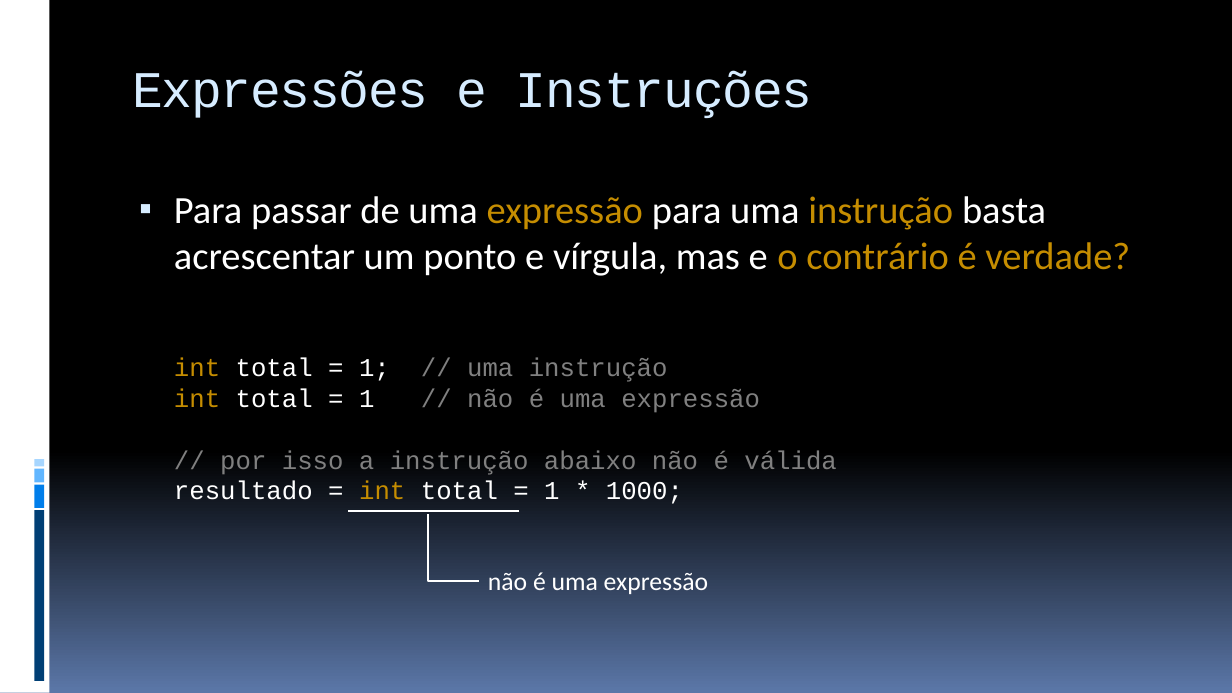
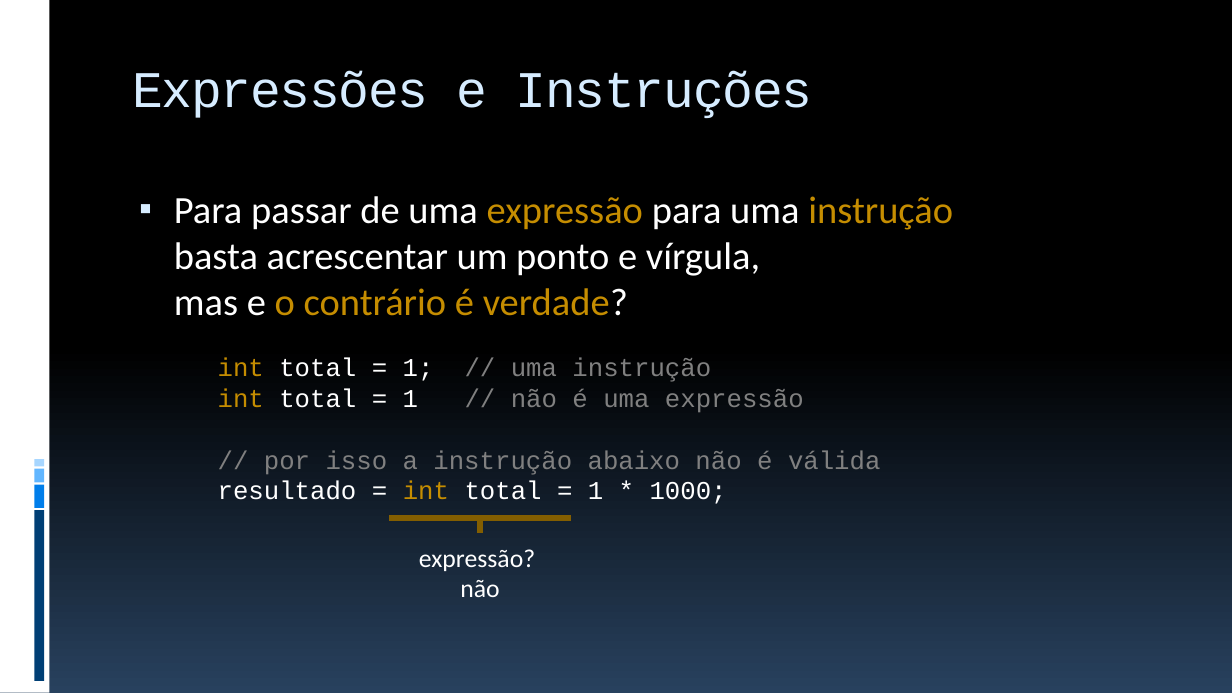
Before and after one commit to JudsonSS/ProgComp, a slide deck: slide 22 of Slides/16. Laço de Repetição For.pptx (slide 21 before the commit). Drawn at 1232x693 pixels with LibreOffice and Linux fonts; fonts in the diff are those of the drawing. Boxes give left, top, right and bottom in pixels: in the first picture for what was removed or moved away, otherwise in the second. Text is boxed around its words. In the diff, an @@ line names an element or a change of style, - is before the commit and + after.

```diff
--- a/Slides/16. Laço de Repetição For.pptx
+++ b/Slides/16. Laço de Repetição For.pptx
@@ background gradient #000000 to #5B77A8 to gradient #000000 to #28415E @@
@@ text "Para passar de uma expressão ..." at <box>174,196,953,316</box>: text colour #C58D01 to #FFFFFF in "verdade?" @@
@@ text "int total = 1; // ...": place and size @@
-text "int total = 1; // ..." at <box>174,357,836,504</box>
+text "int total = 1; // ..." at <box>218,357,880,504</box>
@@ line moved from (519, 511) - (348, 511) to (389, 518) - (571, 518) @@
@@ line (389, 518) - (571, 518): stroke #FFFFFF 1.5 pt to #835E01 4.5 pt @@
@@ elbow line removed from (479, 581) to (428, 514) @@
@@ line added from (480, 533) to (480, 518), #835E01 4.5 pt @@
@@ text at <box>419,549,535,597</box>: text changed @@
-não é uma expressão
+expressão?
+não
```
Also in this commit, not shown: 28 other slides changed, 1 slide added, 12 other files.
